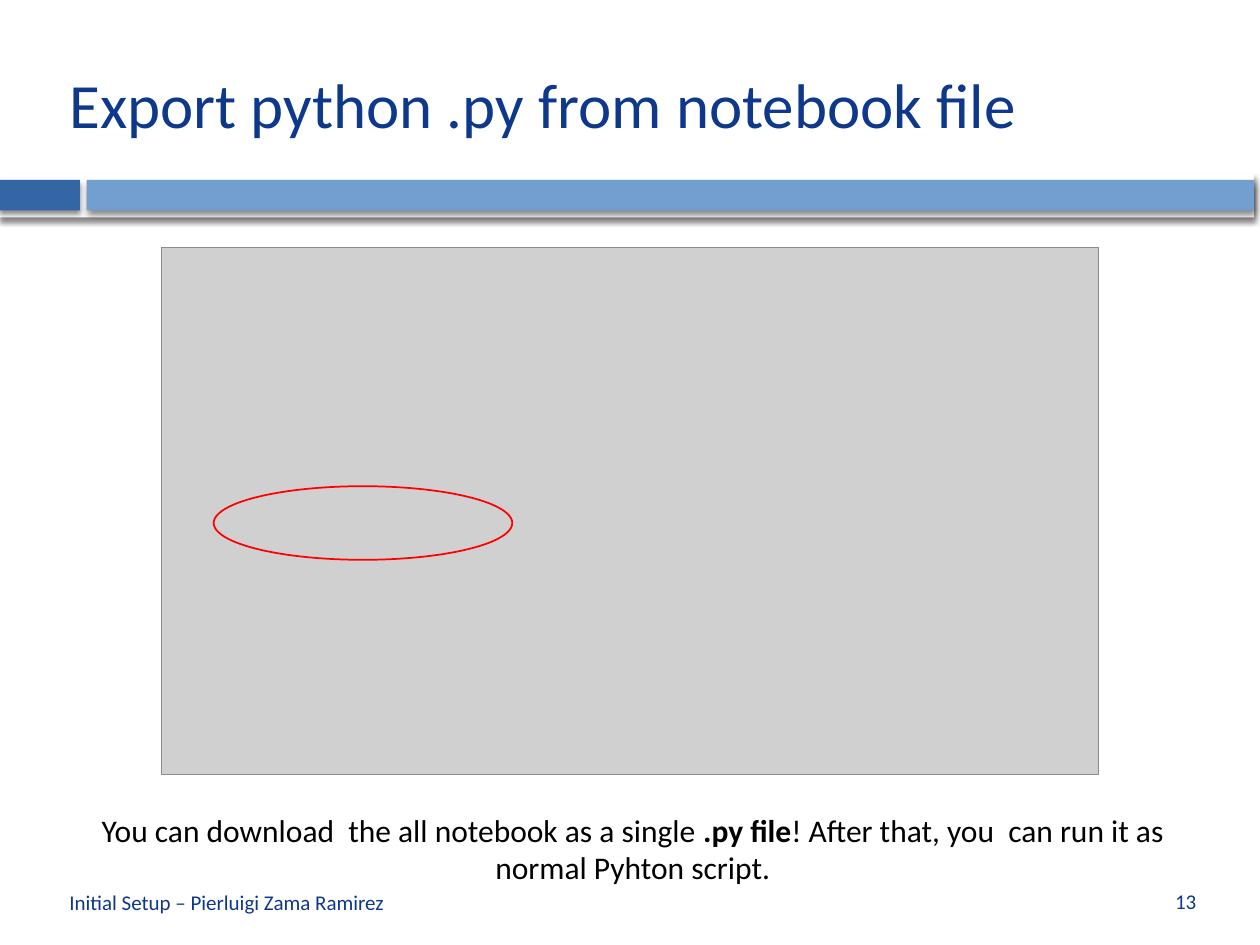
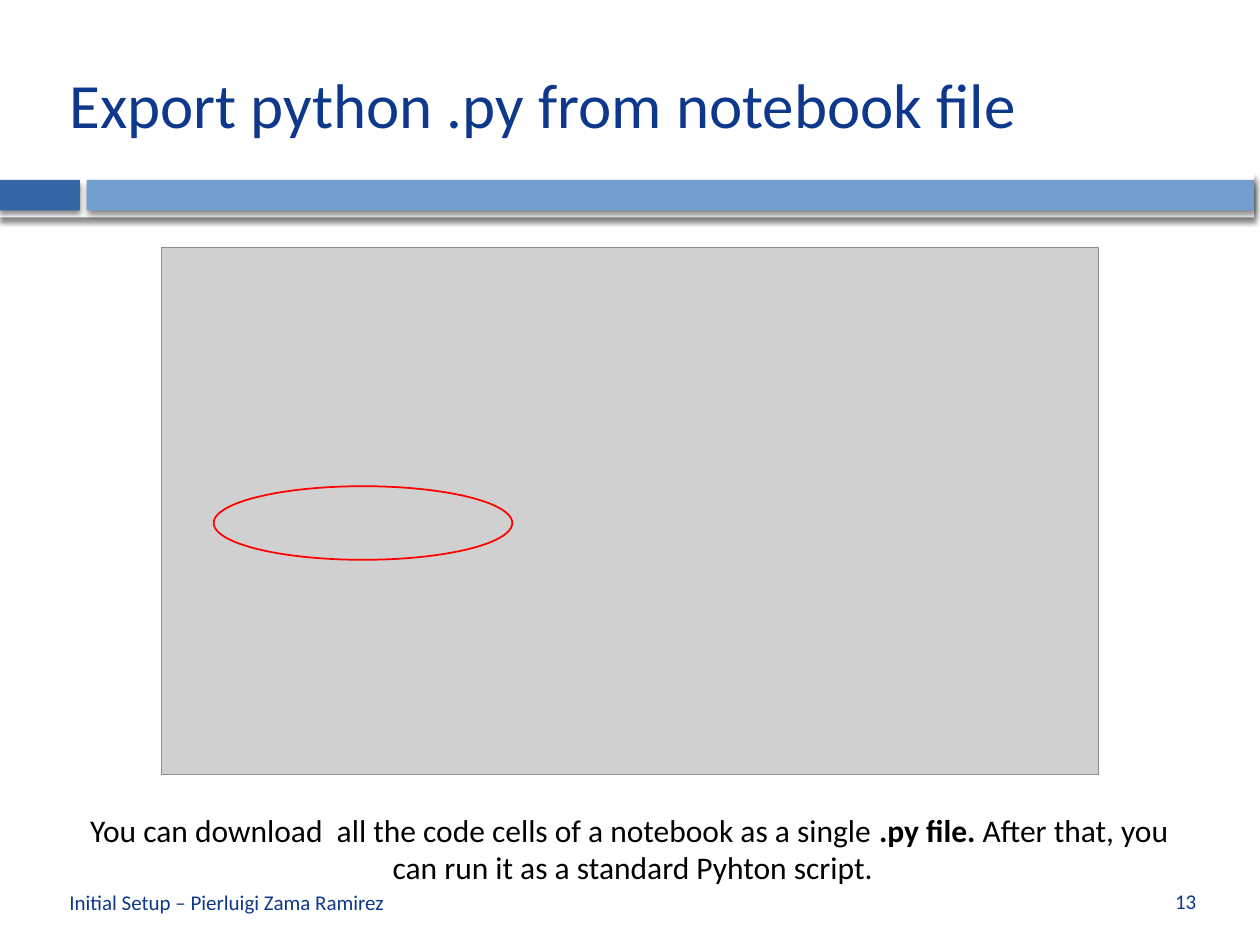
Before and after one commit to CVLAB-Unibo/ComputerVisionImageProcessing-LabSessions, a slide deck: slide 13 of LabSession0 - Initial Setup.pptx. Drawn at 1260x945 pixels with LibreOffice and Linux fonts; fonts in the diff are those of the drawing; grey boxes stand for pictures; background and template pictures are left out. Boxes give left, top, right and bottom in pixels: in the first picture for what was removed or moved away, otherwise in the second. Text is boxed around its words. In the diff, an @@ line names an element or a change of style, - is before the commit and + after.

```diff
--- a/LabSession0 - Initial Setup.pptx
+++ b/LabSession0 - Initial Setup.pptx
@@ text at [90, 820, 1168, 884]: text changed @@
-You can download the all notebook as a single .py file! After that, you can run it as normal Pyhton script.
+You can download all the code cells of a notebook as a single .py file. After that, you can run it as a standard Pyhton script.
```
Also in this commit, not shown: 5 other slides changed.
